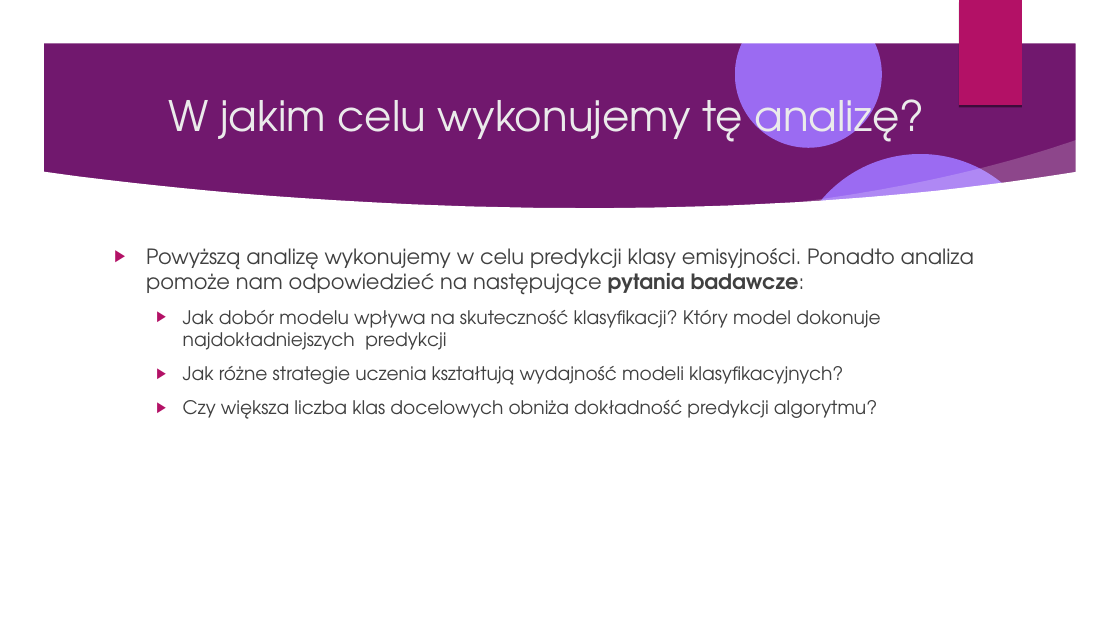
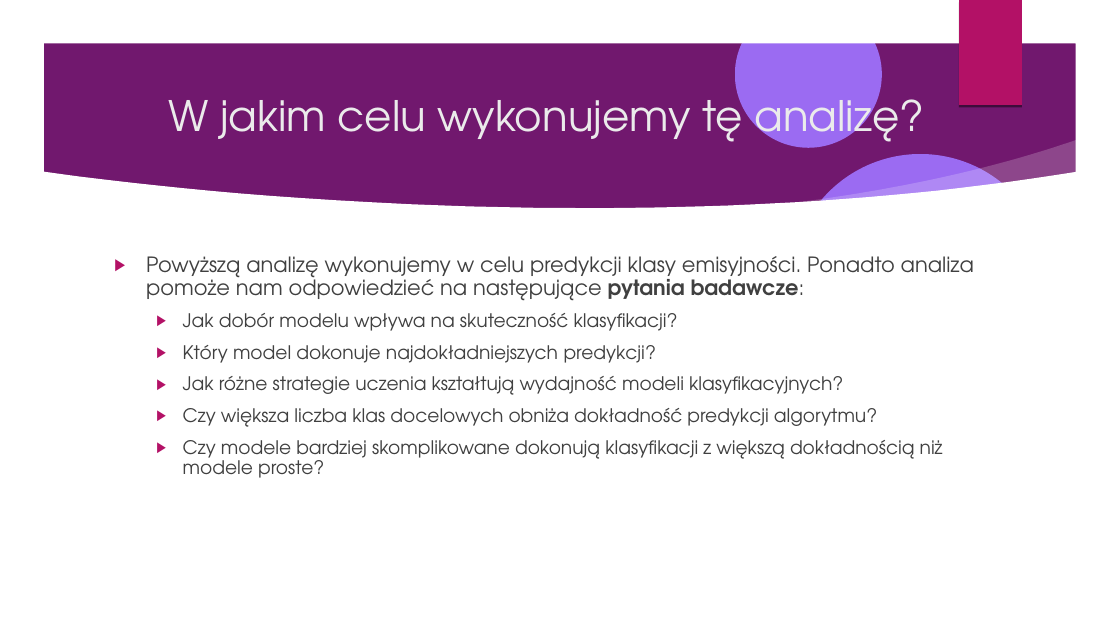
Before and after one commit to Pawel-Tomasz-Nowak/Scientific-collaboration, a slide deck: slide 3 of Prezentacje/prezentacja z ukrojonymi slajdami.odp. Drawn at 1120x630 pixels with LibreOffice and Linux fonts; fonts in the diff are those of the drawing; background and template pictures are left out. Boxes give left, top, right and bottom in pixels: in the first picture for what was removed or moved away, otherwise in the second. Text is boxed around its words. In the diff, an @@ line names an element or a change of style, - is before the commit and + after.

```diff
--- a/Prezentacje/prezentacja z ukrojonymi slajdami.odp
+++ b/Prezentacje/prezentacja z ukrojonymi slajdami.odp
@@ text "Powyższą analizę wykonujemy w celu ...": place and size @@
-text "Powyższą analizę wykonujemy w celu ..." at (146, 248, 974, 419)
+text "Powyższą analizę wykonujemy w celu ..." at (146, 256, 974, 478)
@@ text at (146, 256, 974, 427): line spacing 1 to 0.9 @@
@@ text at (183, 313, 678, 363): text changed @@
-  ▶ Jak dobór modelu wpływa na skuteczność klasyfikacji? Który model dokonuje najdokładniejszych predykcji
+  ▶ Jak dobór modelu wpływa na skuteczność klasyfikacji?
+  ▶ Który model dokonuje najdokładniejszych predykcji?
@@ text at (183, 440, 943, 478): paragraph added @@
+  ▶ Czy modele bardziej skomplikowane dokonują klasyfikacji z większą dokładnością niż modele proste?
```
Also in this commit, not shown: 39 other slides changed, 5 slides added, 5 slides removed.
